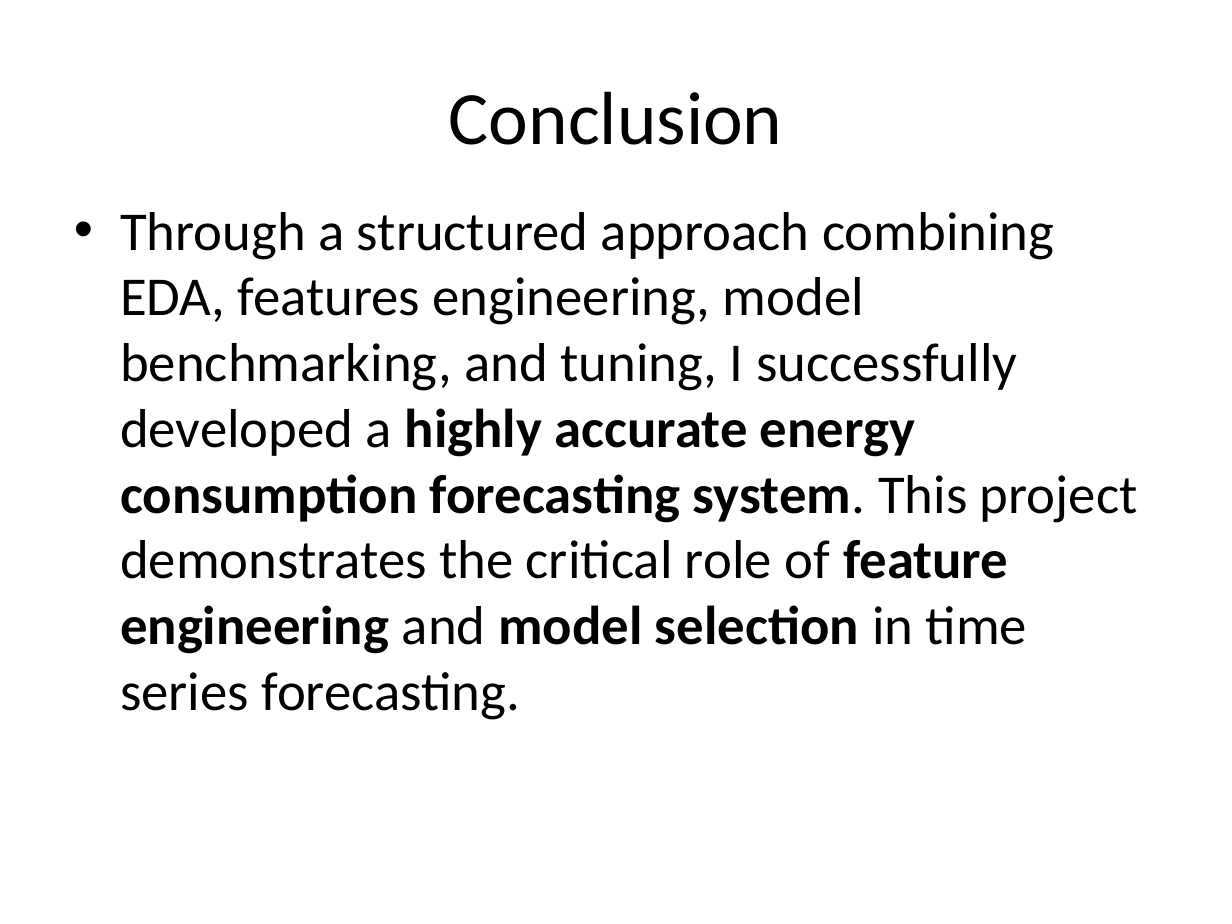
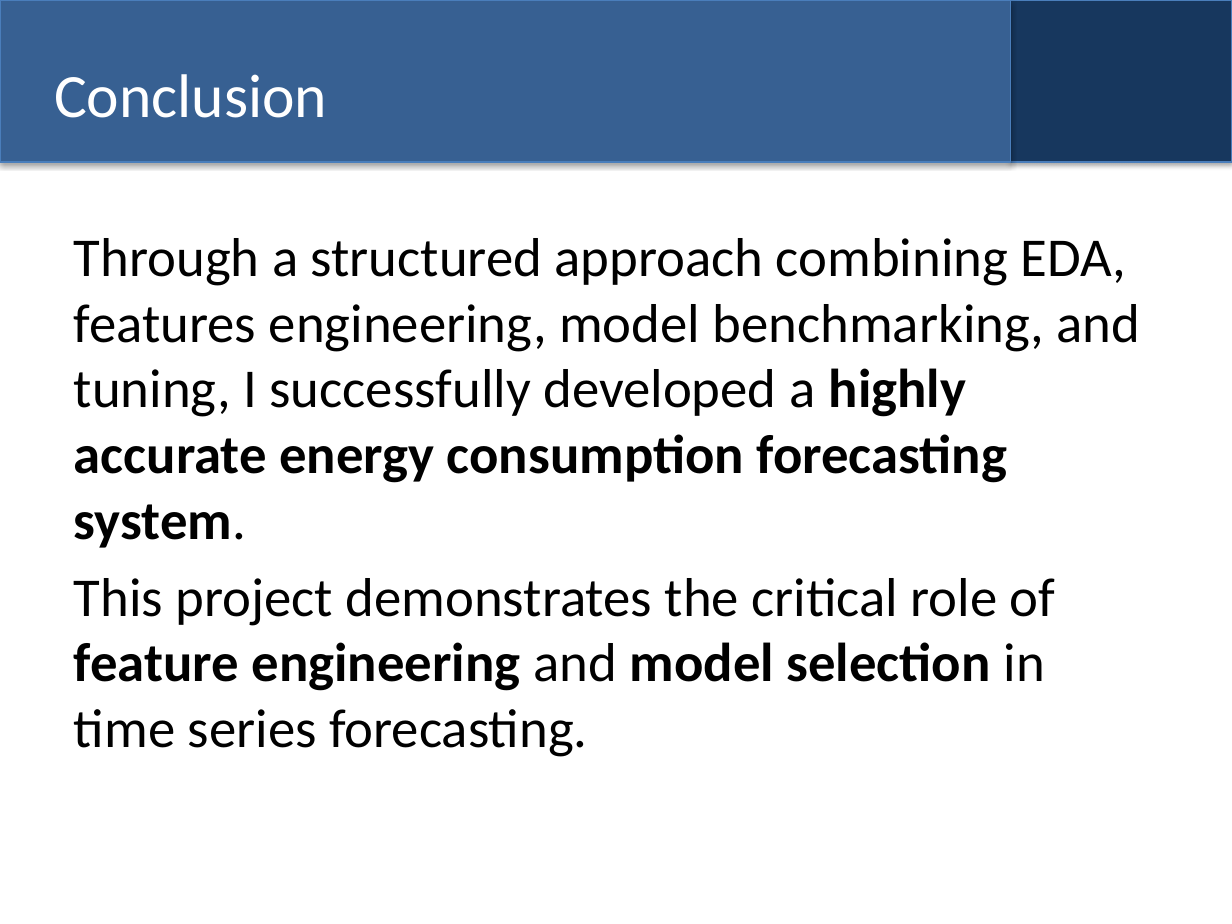
Before and after one commit to bhusalgokarna/Ds_FinalProject, a slide deck: slide 27 of models/Time_Series_EDA_Forecasting_Model_.pptx. Drawn at 1232x924 pixels with LibreOffice and Linux fonts; fonts in the diff are those of the drawing. Boxes give left, top, right and bottom in pixels: in the first picture for what was removed or moved away, otherwise in the second. Text is boxed around its words. In the diff, an @@ line names an element or a change of style, - is before the commit and + after.

```diff
--- a/models/Time_Series_EDA_Forecasting_Model_.pptx
+++ b/models/Time_Series_EDA_Forecasting_Model_.pptx
@@ rectangle added at (0,0,1010,161), fill #376092, outline #4B7EBC 0.75 pt @@
@@ rectangle added at (1010,0,1232,161), fill #17375E, outline #4B7EBC 0.75 pt @@
@@ title "Conclusion": place and size @@
-title "Conclusion" at (449,91,783,145)
+title "Conclusion" at (54,74,327,118)
@@ title "Conclusion" at (54,74,327,118): size 44 to 36 pt, text colour #000000 to #FFFFFF; alignment centre to left @@
@@ text at (74,238,1141,757): text changed @@
-• Through a structured approach combining EDA, features engineering, model benchmarking, and tuning, I successfully developed a highly accurate energy consumption forecasting system. This project demonstrates the critical role of feature engineering and model selection in time series forecasting.
+Through a structured approach combining EDA, features engineering, model benchmarking, and tuning, I successfully developed a highly accurate energy consumption forecasting system.
+This project demonstrates the critical role of feature engineering and model selection in time series forecasting.
```
Also in this commit, not shown: 22 other slides changed, 2 slides added, 2 slides removed, 1 other file.
